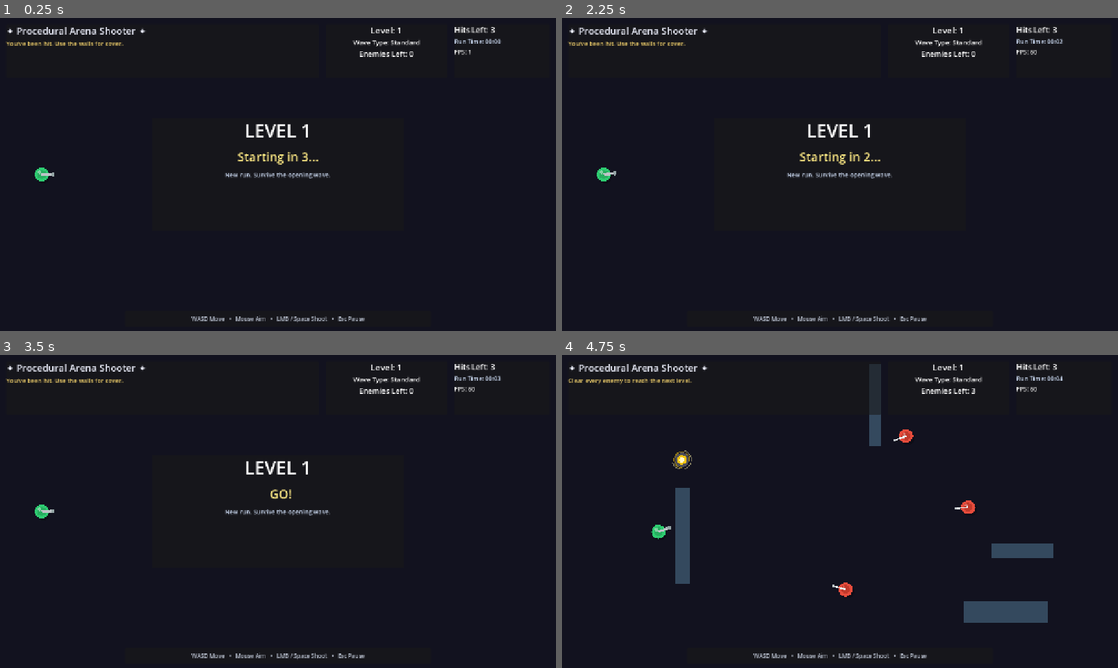
Above: before the commit, frames 1-4 (two rows, left to right).
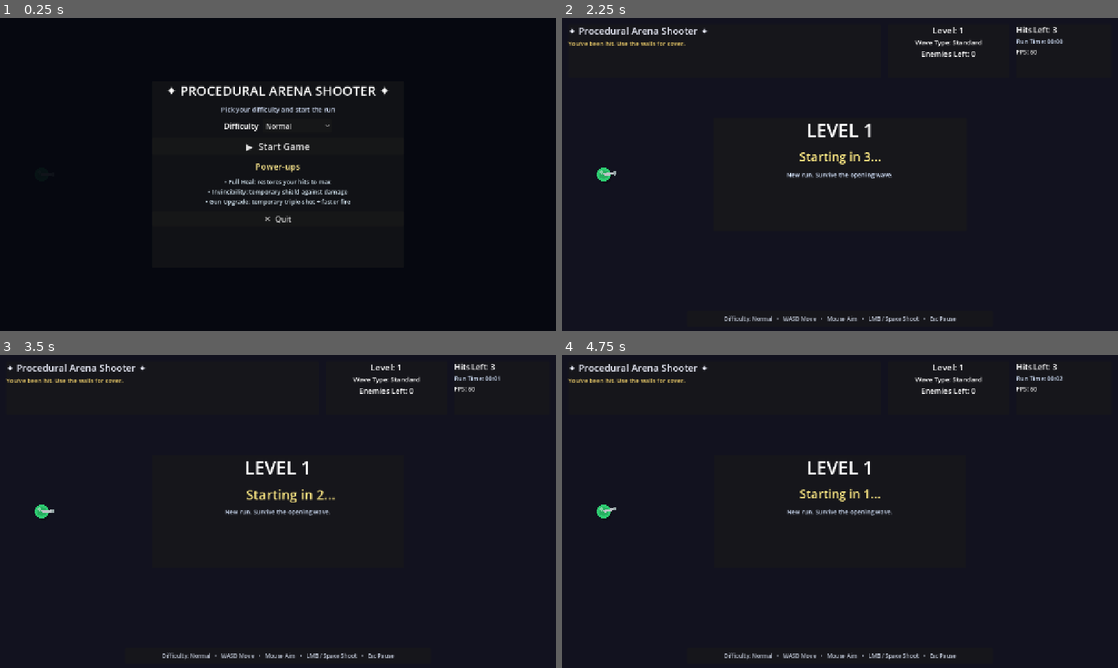
Above: after the commit, the same moments.

Repository: Cody-R-Johnson/Godot-projects
Game: Godot game, scene res://scenes/Main.tscn
Two runs of this game, one before a commit and one after it. Both use one fixed random seed, a clock stepped at 60 frames per second and the inputs below.
Inputs (mouse positions are in pixels of both pictures, inside the frame that each line leads up to):
- Up to frame 1 (0.25 s): no input
- Up to frame 2 (2.25 s): click (856, 127) at 0.5 s, where only the run after the commit has a clickable "Normal"; click (856, 127) at 1.25 s, where only the run after the commit has a clickable "Normal"; click (840, 146) at 2 s, where only the run after the commit has a clickable "▶ Start Game"
- Up to frame 3 (3.5 s): move the mouse to (400, 495) at 2.77 s; hold D (move_right) from 2.78 s (still down); hold Space (shoot) from 2.78 s (still down); click (400, 495) at 2.92 s
- Up to frame 4 (4.75 s): move the mouse to (728, 527) at 3.52 s; release D (move_right) at 3.53 s; release Space (shoot) at 3.53 s; hold S (move_down) 3.53-4.28 s; tap Space (shoot) at 3.6 s; click (728, 527) at 3.67 s; move the mouse to (895, 442) at 4.27 s; hold D (move_right) from 4.28 s (still down); hold Space (shoot) from 4.28 s (still down); click (895, 442) at 4.42 s

The runs differ from the first frame. In frame 1, 4.2% of the frame differs, in the area x 1-91%, y 2-98%; in frame 2, 0.7%; in frame 3, 0.7%; in frame 4, 4.8%, in the area x 1-90%, y 2-98%.

Commit message:
Add main menu, difficulty options, and enemy arena bounds

Diff:
--- a/scenes/Main.tscn
+++ b/scenes/Main.tscn
@@ -16,6 +16,7 @@
 position = Vector2(640, 360)
 
 [node name="World" type="Node2D" parent="."]
+process_mode = 1
 
 [node name="WallContainer" type="Node2D" parent="World"]
 
@@ -30,6 +31,7 @@
 
 [node name="Player" type="CharacterBody2D" parent="."]
 position = Vector2(96, 360)
+process_mode = 1
 collision_layer = 1
 collision_mask = 8
 script = ExtResource("3_player")
@@ -159,6 +161,74 @@
 theme_override_font_sizes/font_size = 14
 modulate = Color(0.84, 0.9, 1, 1)
 
+[node name="MainMenu" type="Control" parent="CanvasLayer"]
+process_mode = 3
+anchor_right = 1.0
+anchor_bottom = 1.0
+mouse_filter = 2
+
+[node name="Bg" type="ColorRect" parent="CanvasLayer/MainMenu"]
+anchor_right = 1.0
+anchor_bottom = 1.0
+color = Color(0.02, 0.03, 0.06, 0.94)
+
+[node name="Panel" type="PanelContainer" parent="CanvasLayer/MainMenu"]
+anchor_left = 0.5
+anchor_top = 0.5
+anchor_right = 0.5
+anchor_bottom = 0.5
+offset_left = -290.0
+offset_top = -215.0
+offset_right = 290.0
+offset_bottom = 215.0
+
+[node name="VBox" type="VBoxContainer" parent="CanvasLayer/MainMenu/Panel"]
+theme_override_constants/separation = 12
+
+[node name="TitleLabel" type="Label" parent="CanvasLayer/MainMenu/Panel/VBox"]
+text = "✦ PROCEDURAL ARENA SHOOTER ✦"
+horizontal_alignment = 1
+theme_override_font_sizes/font_size = 30
+
+[node name="SubtitleLabel" type="Label" parent="CanvasLayer/MainMenu/Panel/VBox"]
+text = "Pick your difficulty and start the run"
+horizontal_alignment = 1
+theme_override_font_sizes/font_size = 15
+modulate = Color(0.82, 0.87, 0.97, 1)
+
+[node name="DifficultyRow" type="HBoxContainer" parent="CanvasLayer/MainMenu/Panel/VBox"]
+alignment = 1
+theme_override_constants/separation = 10
+
+[node name="DifficultyLabel" type="Label" parent="CanvasLayer/MainMenu/Panel/VBox/DifficultyRow"]
+text = "Difficulty"
+theme_override_font_sizes/font_size = 18
+
+[node name="DifficultyOption" type="OptionButton" parent="CanvasLayer/MainMenu/Panel/VBox/DifficultyRow"]
+custom_minimum_size = Vector2(160, 0)
+theme_override_font_sizes/font_size = 16
+
+[node name="StartGameButton" type="Button" parent="CanvasLayer/MainMenu/Panel/VBox"]
+text = "▶  Start Game"
+theme_override_font_sizes/font_size = 22
+
+[node name="PowerupHeader" type="Label" parent="CanvasLayer/MainMenu/Panel/VBox"]
+text = "Power-ups"
+horizontal_alignment = 1
+theme_override_font_sizes/font_size = 20
+modulate = Color(1, 0.92, 0.56, 1)
+
+[node name="PowerupInfo" type="Label" parent="CanvasLayer/MainMenu/Panel/VBox"]
+text = "• Full Heal: restores your hits to max\n• Invincibility: temporary shield against damage\n• Gun Upgrade: temporary triple-shot + faster fire"
+horizontal_alignment = 1
+autowrap_mode = 3
+theme_override_font_sizes/font_size = 14
+modulate = Color(0.85, 0.92, 0.97, 1)
+
+[node name="MenuQuitButton" type="Button" parent="CanvasLayer/MainMenu/Panel/VBox"]
+text = "✕  Quit"
+theme_override_font_sizes/font_size = 18
+
 [node name="GameOverMenu" type="Control" parent="CanvasLayer"]
 visible = false
 process_mode = 3
--- a/scripts/Enemy.gd
+++ b/scripts/Enemy.gd
@@ -27,23 +27,29 @@
 	add_to_group("enemy")
 
 
-func setup(target: CharacterBody2D, boss_mode: bool, level: int) -> void:
+func setup(target: CharacterBody2D, boss_mode: bool, level: int, difficulty_profile: Dictionary = {}) -> void:
 	_target = target
 	_is_boss = boss_mode
 	_strafe_sign = -1.0 if randi() % 2 == 0 else 1.0
 
+	var health_mult: float = difficulty_profile.get("health_mult", 1.0)
+	var boss_health_mult: float = difficulty_profile.get("boss_health_mult", 1.0)
+	var speed_mult: float = difficulty_profile.get("speed_mult", 1.0)
+	var fire_interval_mult: float = difficulty_profile.get("fire_interval_mult", 1.0)
+
 	if _is_boss:
-		_max_health = 20
-		_health = 20
-		move_speed = 92.0 + level * 1.6
-		fire_interval = 0.65
+		_max_health = maxi(8, int(round(20.0 * boss_health_mult)))
+		_health = _max_health
+		move_speed = (92.0 + level * 1.6) * speed_mult
+		fire_interval = 0.65 * fire_interval_mult
 		desired_distance = 320.0
 		_radius = 30.0
 	else:
-		_max_health = 2 + int(level / 3)
+		var base_health: int = 2 + int(level / 3)
+		_max_health = maxi(1, int(round(base_health * health_mult)))
 		_health = _max_health
-		move_speed = 105.0 + level * 4.0
-		fire_interval = max(0.72, 1.5 - level * 0.05)
+		move_speed = (105.0 + level * 4.0) * speed_mult
+		fire_interval = max(0.52, (1.5 - level * 0.05) * fire_interval_mult)
 		desired_distance = 220.0 + float(level % 3) * 18.0
 		_radius = 16.0
 
@@ -82,6 +88,10 @@
 		velocity = velocity.move_toward(Vector2.ZERO, move_speed * delta)
 
 	move_and_slide()
+
+	var vp := get_viewport_rect().size
+	position.x = clamp(position.x, _radius + 2.0, vp.x - (_radius + 2.0))
+	position.y = clamp(position.y, _radius + 2.0, vp.y - (_radius + 2.0))
 
 	_shoot_timer -= delta
 	if _shoot_timer <= 0.0 and _has_line_of_sight():
--- a/scripts/Main.gd
+++ b/scripts/Main.gd
@@ -3,6 +3,7 @@
 ## Main.gd — Runs the procedural arena loop, pause UI, player resets, and projectiles.
 
 @export var background_color: Color = Color(0.07, 0.07, 0.12)
+@export_enum("easy", "normal", "hard") var difficulty: String = "normal"
 
 const PLAYER_SPAWN := Vector2(96.0, 360.0)
 
@@ -20,6 +21,11 @@
 @onready var intro_title_label: Label = $CanvasLayer/HUD/CenterAnnouncement/IntroVBox/IntroTitleLabel
 @onready var intro_countdown_label: Label = $CanvasLayer/HUD/CenterAnnouncement/IntroVBox/IntroCountdownLabel
 @onready var intro_recap_label: Label = $CanvasLayer/HUD/CenterAnnouncement/IntroVBox/IntroRecapLabel
+@onready var hud_root: Control = $CanvasLayer/HUD
+@onready var main_menu: Control = $CanvasLayer/MainMenu
+@onready var start_game_btn: Button = $CanvasLayer/MainMenu/Panel/VBox/StartGameButton
+@onready var difficulty_option: OptionButton = $CanvasLayer/MainMenu/Panel/VBox/DifficultyRow/DifficultyOption
+@onready var menu_quit_btn: Button = $CanvasLayer/MainMenu/Panel/VBox/MenuQuitButton
 @onready var pause_menu: Control = $CanvasLayer/PauseMenu
 @onready var resume_btn: Button = $CanvasLayer/PauseMenu/Panel/VBox/ResumeButton
 @onready var restart_btn: Button = $CanvasLayer/PauseMenu/Panel/VBox/RestartButton
@@ -56,6 +62,7 @@
 var _run_enemies_defeated: int = 0
 var _run_waves_cleared: int = 0
 var _run_game_over: bool = false
+var _run_started: bool = false
 
 
 func _ready() -> void:
@@ -63,6 +70,8 @@
 	Input.set_mouse_mode(Input.MOUSE_MODE_VISIBLE)
 
 	spawner.setup(player, wall_container, enemy_container, pickup_container)
+	spawner.set_difficulty(difficulty)
+	_setup_difficulty_option()
 	spawner.enemy_shot.connect(_on_enemy_shot)
 	spawner.wave_started.connect(_on_wave_started)
 	spawner.wave_state_changed.connect(_on_wave_state_changed)
@@ -78,19 +87,24 @@
 	quit_btn.pressed.connect(get_tree().quit)
 	game_over_retry_btn.pressed.connect(_restart_run)
 	game_over_quit_btn.pressed.connect(get_tree().quit)
-
-	_restart_run()
+	start_game_btn.pressed.connect(_on_start_game_pressed)
+	difficulty_option.item_selected.connect(_on_difficulty_selected)
+	menu_quit_btn.pressed.connect(get_tree().quit)
+
+	_show_main_menu()
 	print("✔ Procedural arena shooter ready — Godot %s" % Engine.get_version_info().string)
 
 
 func _process(delta: float) -> void:
-	if not get_tree().paused:
+	if _run_started and not get_tree().paused:
 		_run_time_seconds += delta
 		_update_run_time_label()
 	fps_label.text = "FPS: %d" % Engine.get_frames_per_second()
 
 
 func _input(event: InputEvent) -> void:
+	if main_menu.visible:
+		return
 	if event.is_action_pressed("ui_cancel"):
 		if _transition_running:
 			return
@@ -103,6 +117,7 @@
 
 
 func _restart_run() -> void:
+	_run_started = true
 	_level = 1
 	_run_time_seconds = 0.0
 	_run_shots_fired = 0
@@ -117,12 +132,58 @@
 	player.reset_state(PLAYER_SPAWN, true)
 	_resume()
 	game_over_menu.visible = false
+	main_menu.visible = false
+	hud_root.visible = true
 	status_label.text = "Fresh run. Use walls to break line-of-sight."
+	hint_label.text = "Difficulty: %s   •   WASD Move   •   Mouse Aim   •   LMB / Space Shoot   •   Esc Pause" % difficulty.capitalize()
 	intro_panel.visible = false
-	hint_label.text = "WASD Move   •   Mouse Aim   •   LMB / Space Shoot   •   Esc Pause"
 	spawner.clear_level()
 	_begin_level_transition(true)
 	_update_hud()
+
+
+func _show_main_menu() -> void:
+	_run_started = false
+	main_menu.visible = true
+	hud_root.visible = false
+	pause_menu.visible = false
+	game_over_menu.visible = false
+	intro_panel.visible = false
+	spawner.clear_level()
+	_clear_projectiles()
+	player.set_controls_enabled(false)
+	get_tree().paused = false
+
+
+func _setup_difficulty_option() -> void:
+	difficulty_option.clear()
+	difficulty_option.add_item("Easy")
+	difficulty_option.add_item("Normal")
+	difficulty_option.add_item("Hard")
+	var selected := 1
+	match difficulty:
+		"easy":
+			selected = 0
+		"hard":
+			selected = 2
+	difficulty_option.select(selected)
+
+
+func _on_start_game_pressed() -> void:
+	_restart_run()
+
+
+func _on_difficulty_selected(index: int) -> void:
+	match index:
+		0:
+			difficulty = "easy"
+		1:
+			difficulty = "normal"
+		2:
+			difficulty = "hard"
+		_:
+			difficulty = "normal"
+	spawner.set_difficulty(difficulty)
 
 
 func _start_next_level() -> void:
--- a/scripts/Spawner.gd
+++ b/scripts/Spawner.gd
@@ -10,6 +10,29 @@
 
 const ARENA_SIZE := Vector2(1280.0, 720.0)
 const WALL_LAYER := 8
+const DIFFICULTY_PROFILES := {
+	"easy": {
+		"enemy_count_mult": 0.75,
+		"health_mult": 0.8,
+		"boss_health_mult": 0.8,
+		"speed_mult": 0.9,
+		"fire_interval_mult": 1.2,
+	},
+	"normal": {
+		"enemy_count_mult": 1.0,
+		"health_mult": 1.0,
+		"boss_health_mult": 1.0,
+		"speed_mult": 1.0,
+		"fire_interval_mult": 1.0,
+	},
+	"hard": {
+		"enemy_count_mult": 1.25,
+		"health_mult": 1.25,
+		"boss_health_mult": 1.35,
+		"speed_mult": 1.12,
+		"fire_interval_mult": 0.82,
+	},
+}
 
 var _enemy_scene: PackedScene = preload("res://scenes/Enemy.tscn")
 var _pickup_scene: PackedScene = preload("res://scenes/Pickup.tscn")
@@ -23,6 +46,7 @@
 var _alive_enemies: int = 0
 var _boss_health: int = 0
 var _is_boss_wave: bool = false
+var _difficulty: String = "normal"
 
 
 func _ready() -> void:
@@ -34,6 +58,13 @@
 	_wall_container = wall_container
 	_enemy_container = enemy_container
 	_pickup_container = pickup_container
+
+
+func set_difficulty(mode: String) -> void:
+	if DIFFICULTY_PROFILES.has(mode):
+		_difficulty = mode
+	else:
+		_difficulty = "normal"
 
 
 func clear_level() -> void:
@@ -56,7 +87,9 @@
 	if _is_boss_wave:
 		_spawn_enemy(_find_spawn_point(player_spawn, 260.0), level, true)
 	else:
-		var enemy_count: int = mini(2 + level, 9)
+		var base_enemy_count: int = mini(2 + level, 9)
+		var enemy_count_mult: float = _get_difficulty_profile().get("enemy_count_mult", 1.0)
+		var enemy_count: int = maxi(1, int(round(base_enemy_count * enemy_count_mult)))
 		for _index in range(enemy_count):
 			_spawn_enemy(_find_spawn_point(player_spawn, 220.0), level, false)
 
@@ -77,7 +110,7 @@
 	var enemy = _enemy_scene.instantiate()
 	enemy.global_position = spawn_point
 	_enemy_container.add_child(enemy)
-	enemy.setup(_player, is_boss, level)
+	enemy.setup(_player, is_boss, level, _get_difficulty_profile())
 	enemy.shoot_requested.connect(_on_enemy_shoot_requested)
 	enemy.health_changed.connect(_on_enemy_health_changed)
 	enemy.defeated.connect(_on_enemy_defeated)
@@ -154,6 +187,12 @@
 		"power_gun":
 			_player.grant_power_gun(8.0)
 	powerup_collected.emit(kind)
+
+
+func _get_difficulty_profile() -> Dictionary:
+	if DIFFICULTY_PROFILES.has(_difficulty):
+		return DIFFICULTY_PROFILES[_difficulty]
+	return DIFFICULTY_PROFILES["normal"]
 
 
 func _find_pickup_spawn_point(player_spawn: Vector2, existing_points: Array[Vector2]) -> Vector2:
Not shown, changed: README.md
